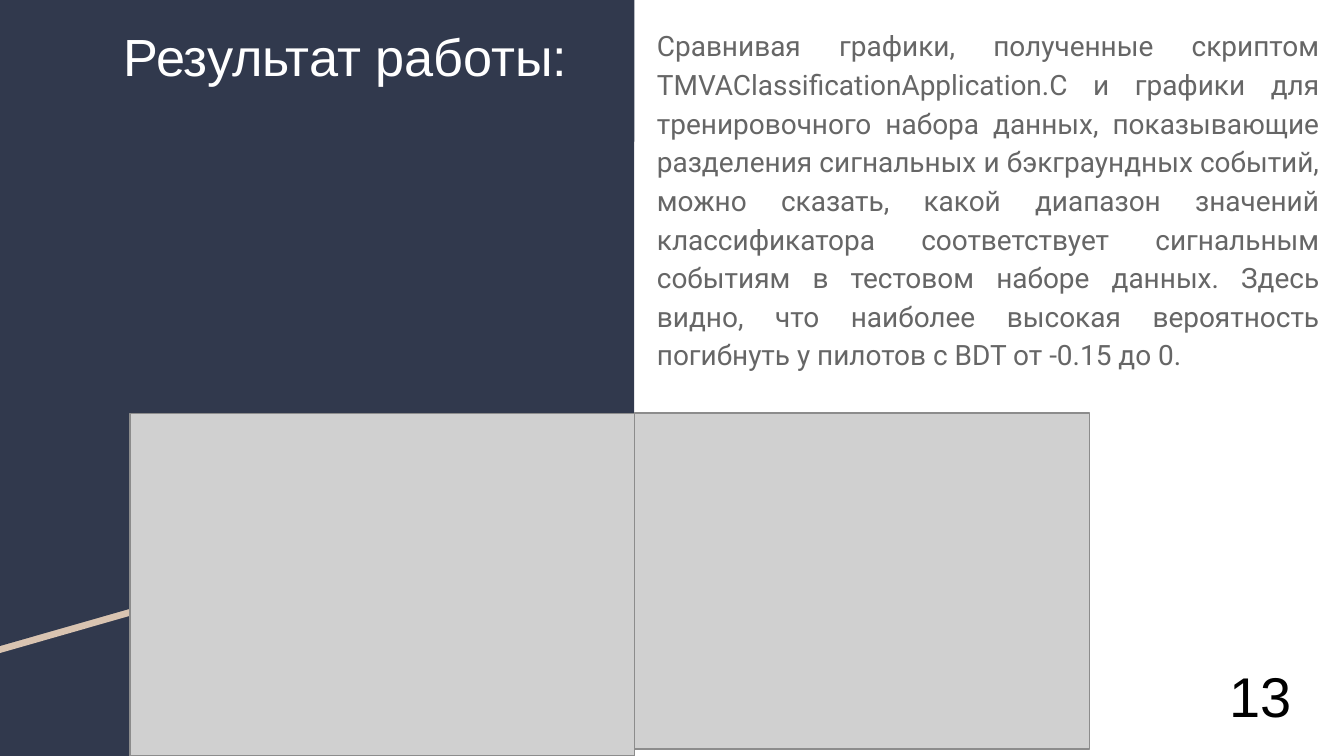
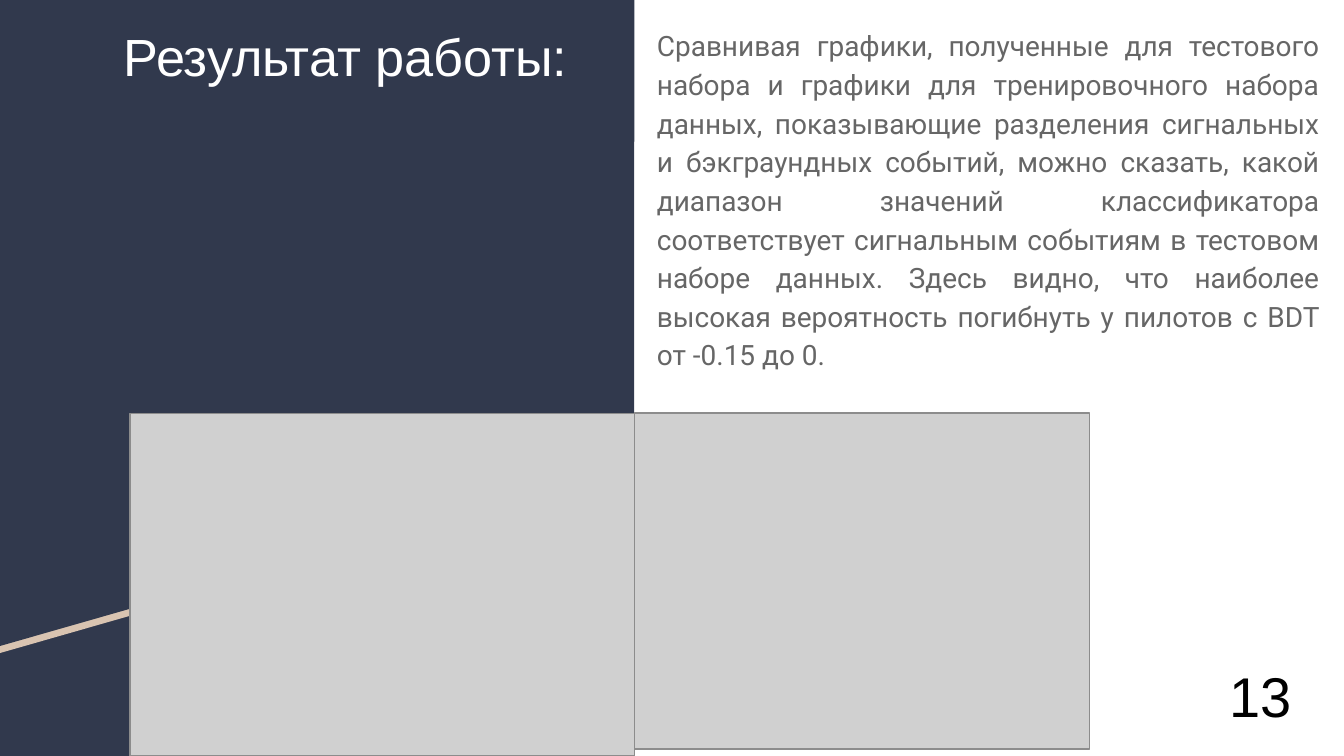
Before and after one commit to AlexanderUzunyan/TestProject, a slide deck: slide 10 of neuro/doc/TMVA.odp (slide 15 before the commit). Drawn at 1344x756 pixels with LibreOffice and Linux fonts; fonts in the diff are those of the drawing; grey boxes stand for pictures. Boxes give left, top, right and bottom in pixels: in the first picture for what was removed or moved away, otherwise in the second. Text is boxed around its words. In the diff, an @@ line names an element or a change of style, - is before the commit and + after.

```diff
--- a/neuro/doc/TMVA.odp
+++ b/neuro/doc/TMVA.odp
@@ text at bbox=[657, 35, 1319, 370]: text changed @@
-Сравнивая графики, полученные скриптом TMVAClassificationApplication.C и графики для тренировочного набора данных, показывающие разделения сигнальных и бэкграундных событий, можно сказать, какой диапазон значений классификатора соответствует сигнальным событиям в тестовом наборе данных. Здесь видно, что наиболее высокая вероятность погибнуть у пилотов с BDT от -0.15 до 0.
+Сравнивая графики, полученные для тестового набора и графики для тренировочного набора данных, показывающие разделения сигнальных и бэкграундных событий, можно сказать, какой диапазон значений классификатора соответствует сигнальным событиям в тестовом наборе данных. Здесь видно, что наиболее высокая вероятность погибнуть у пилотов с BDT от -0.15 до 0.
```
Also in this commit, not shown: 4 other slides changed, 1 slide added.
